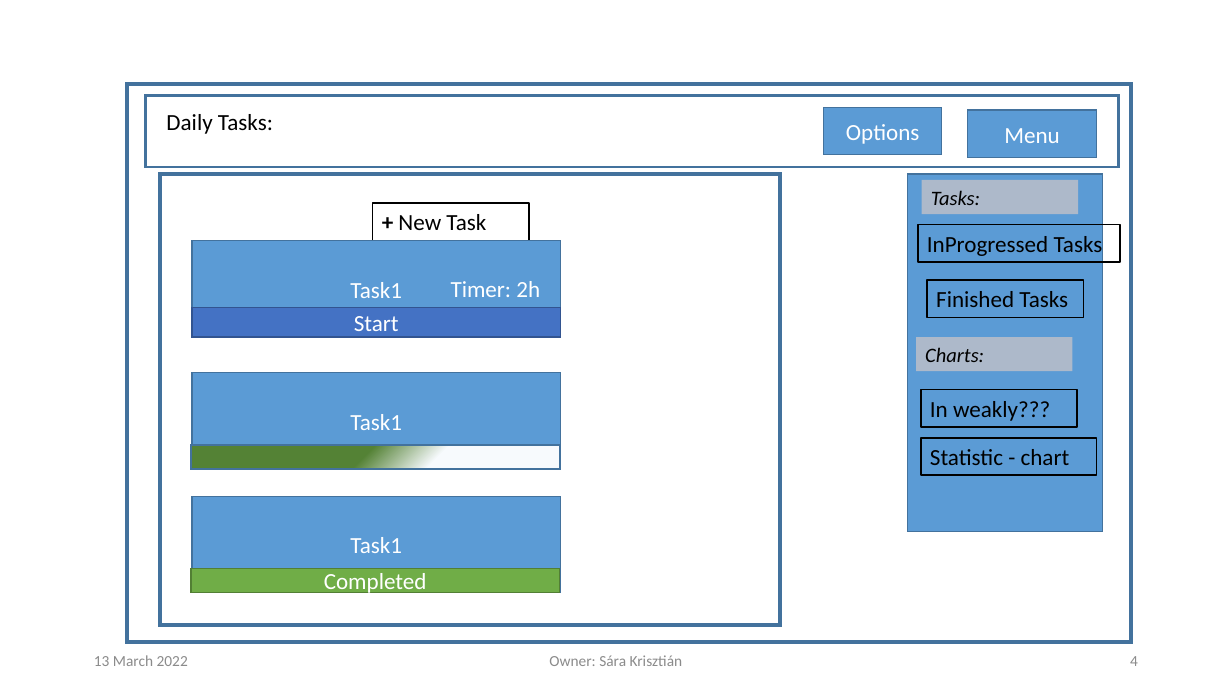
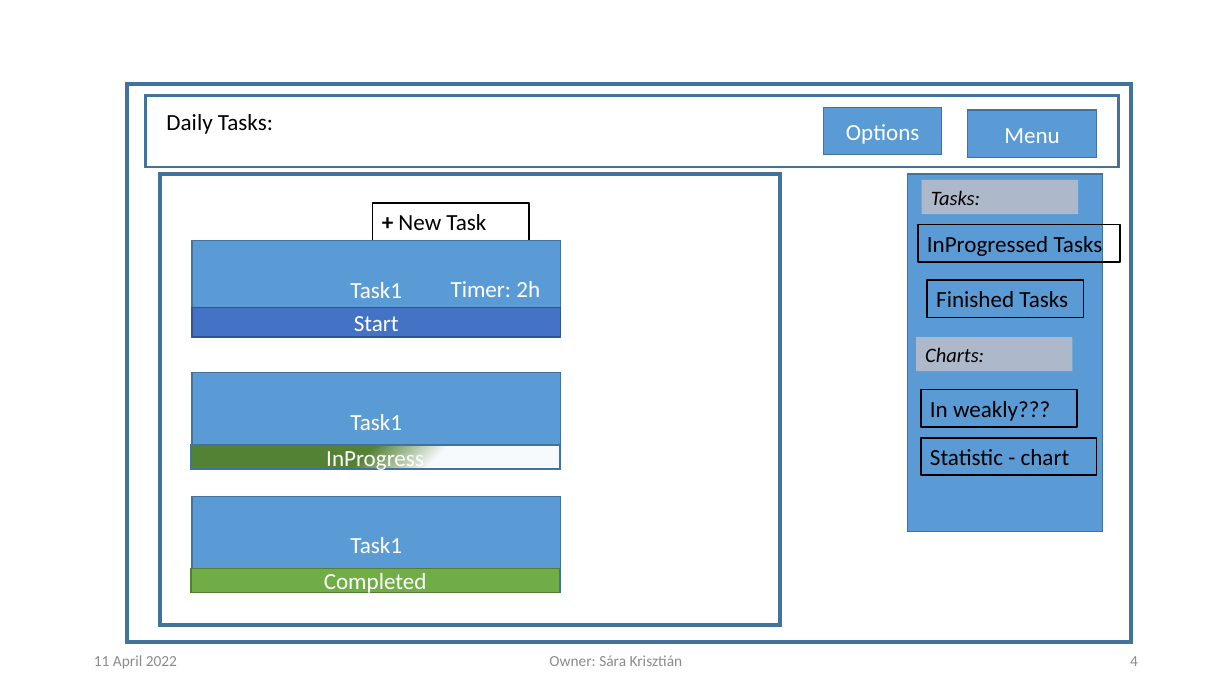
Before and after one commit to krisztian14testgit/ng-task-monitor, a slide deck: slide 4 of plan/TaskTracingApp.pptx. Drawn at 1232x693 pixels with LibreOffice and Linux fonts; fonts in the diff are those of the drawing; background and template pictures are left out. Boxes give left, top, right and bottom in pixels: in the first picture for what was removed or moved away, otherwise in the second. Text is boxed around its words. In the diff, an @@ line names an element or a change of style, - is before the commit and + after.

```diff
--- a/plan/TaskTracingApp.pptx
+++ b/plan/TaskTracingApp.pptx
@@ text in rectangle at [326,446,424,472]: text added @@
+InProgress
@@ text at [94,655,177,669]: text changed @@
-13 March 2022
+11 April 2022
```
Also in this commit, not shown: 5 other slides changed, 2 slides added.
